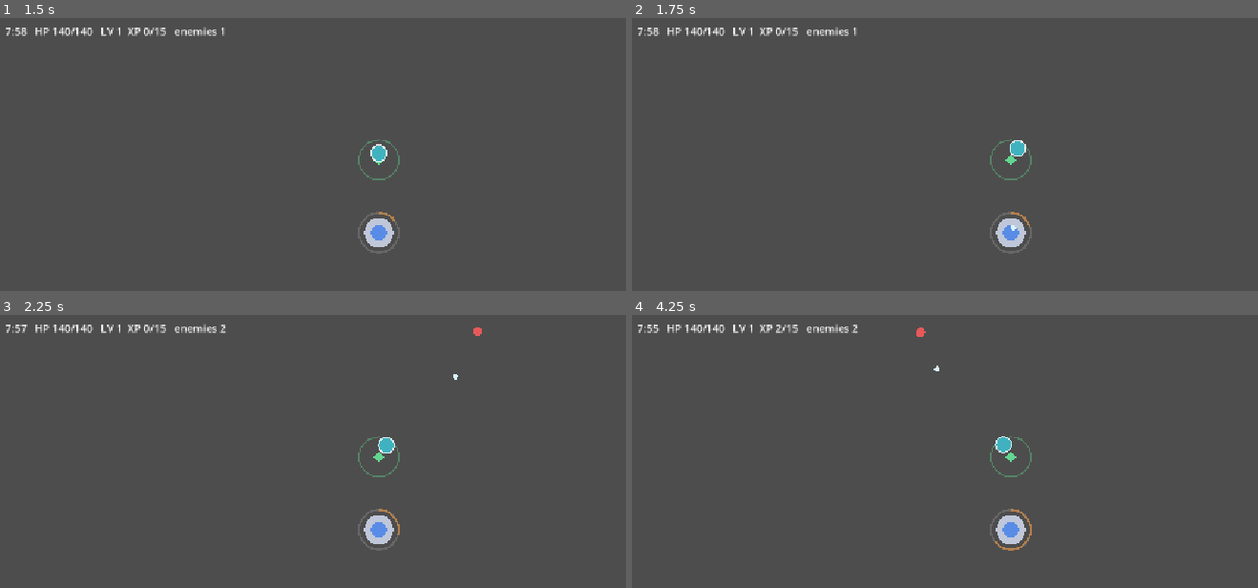
Above: before the commit, frames 1-4 (two rows, left to right).
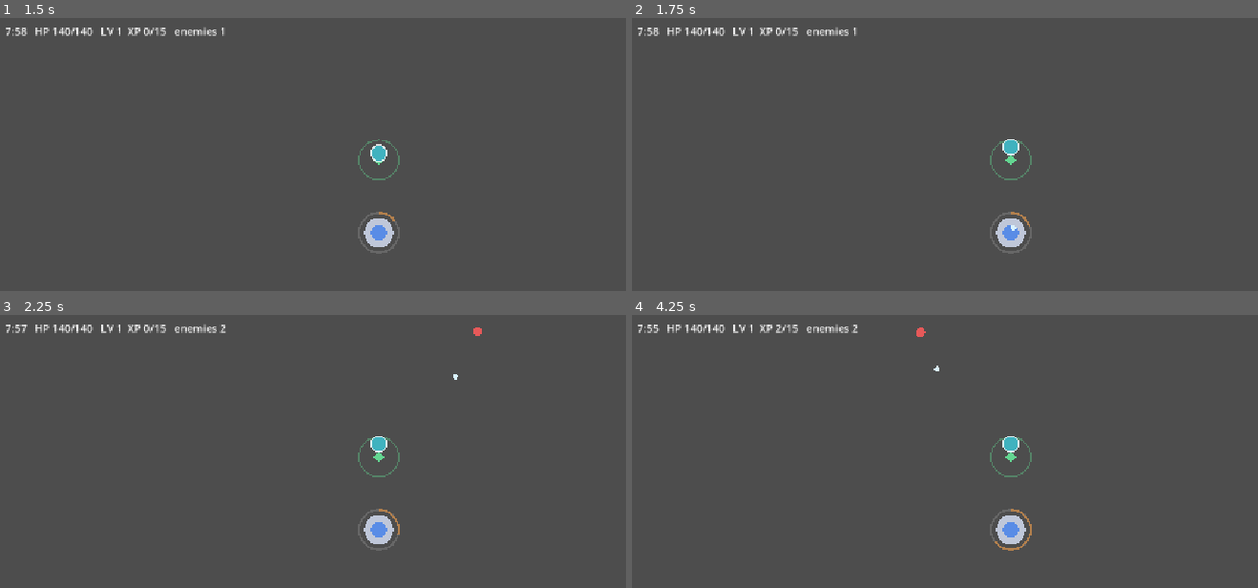
Above: after the commit, the same moments.

Repository: tapiokdev/squadron-concept-game
Game: Godot game, scene res://main.tscn
Same seed, same stepped clock (60 frames per second), same inputs: the game is played once before the commit and once after it.
Inputs (mouse positions are in pixels of both pictures, inside the frame that each line leads up to):
- Up to frame 1 (1.5 s): tap Enter at 0.5 s; move the mouse to (544, 211) at 0.52 s; click (544, 211) at 0.67 s; drag from (225, 255) to (outside the picture) at 1.27 s
- Up to frame 2 (1.75 s): no input
- Up to frame 3 (2.25 s): move the mouse to (456, 435) at 2.02 s; click (456, 435) at 2.17 s
- Up to frame 4 (4.25 s): drag from (outside the picture) to (782, 465) at 2.77 s; tap Space at 3.5 s; move the mouse to (outside the picture) at 3.52 s; click (outside the picture) at 3.67 s

Frame 1 is identical in both runs. In frame 2, 0.2% of the frame differs, in the area x 59-63%, y 44-51%; in frame 3, 0.2%, in the area x 59-64%, y 44-51%; in frame 4, 0.2%.

Commit message:
Tighten squad threat scan to 200px and expose as export
Formation was reshuffling in response to enemies up to 320px from the
rally, often off-screen near edges. 200px keeps reactions to visible,
imminent threats; tunable from the inspector.

Co-Authored-By: Claude Fable 5 <noreply@anthropic.com>

Diff:
--- a/scripts/summons/summon_squad.gd
+++ b/scripts/summons/summon_squad.gd
@@ -14,7 +14,10 @@
 ## Attack range below this counts as melee for formation purposes.
 const MELEE_RANGE_CUTOFF := 60.0
 const REFORM_INTERVAL := 0.5
-const THREAT_SCAN_RADIUS := 320.0
+
+## The formation only reacts to enemies this close to the rally point;
+## farther threats (often off-screen) shouldn't make the squad shuffle.
+@export var threat_scan_radius := 200.0
 
 var rally_point := Vector2.ZERO
 
@@ -80,7 +83,7 @@
 	if n == 0:
 		return
 	var threat_angle := _tower.position.direction_to(rally_point).angle()
-	var foe := _enemies.nearest_live(rally_point, THREAT_SCAN_RADIUS)
+	var foe := _enemies.nearest_live(rally_point, threat_scan_radius)
 	if foe != null:
 		threat_angle = rally_point.direction_to(foe.global_position).angle()
 	# Ring slot i sits at threat_angle + i*TAU/n; slots ordered by how
